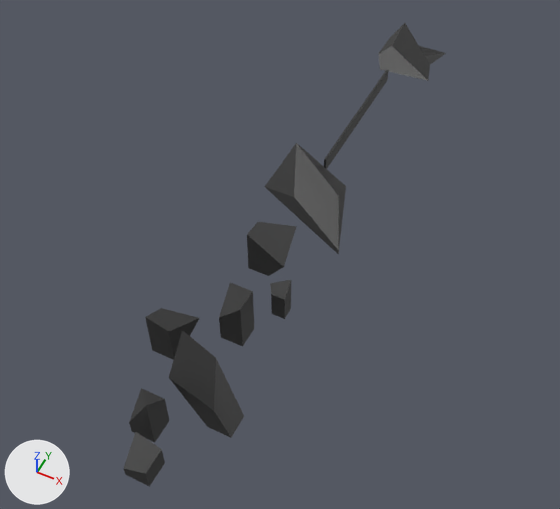
An edit to the FBX model Elsewhere/Assets/Art/Models/Lava.fbx, drawn before and after from the same camera.
Rendered twice from a 50 mm camera at (414.0, -933.0, 984.0) aimed at (4.0, -114.0, -40.0). Lighting does not change. The marker at lower left points along +X, +Y and +Z.
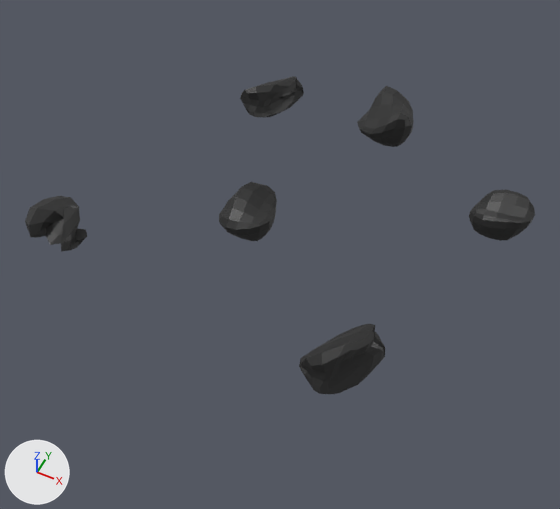
Edits to the bpy script that builds the scene:
```text
Change me_cube_003:
    used by ob_cube_003; location = (1.0, -169.0, 8.0); scale = (-19.2, -19.2, -18.7)
    remove me_cube_003.from_pydata(...)  # 8 vertices, 6 faces; spans x -2.64..1.0, y -1.0..1.0, z -4.26..1.0
    add me_cube_003.from_pydata(...)  # 98 vertices, 96 faces; spans x -8.57..10.86, y -8.14..7.29, z -8.14..5.5
    me_cube_003 part 4: the whole mesh is rebuilt
Change me_cube:
    used by ob_cube; location = (-47.0, -389.0, 18.0); scale = (-19.2, -19.2, -19.2)
    remove me_cube.from_pydata(...)  # 8 vertices, 6 faces; spans x -2.54..1.0, y -1.0..1.0, z -3.41..1.0
    add me_cube.from_pydata(...)  # 98 vertices, 96 faces; spans x -15.29..8.89, y -8.22..13.37, z -3.9..9.21
    me_cube part 3: the whole mesh is rebuilt
Change me_cube_001:
    used by ob_cube_001; location = (34.0, -320.0, 27.0); scale = (-19.2, -19.2, -29.4)
    remove me_cube_001.from_pydata(...)  # 8 vertices, 6 faces; spans x -1.0..1.0, y -1.0..1.0, z -2.14..1.0
    add me_cube_001.from_pydata(...)  # 98 vertices, 96 faces; spans x -14.22..9.98, y -10.53..13.45, z -8.14..12.11
    me_cube_001 part 6: the whole mesh is rebuilt
Change me_cube_005:
    used by ob_cube_005; location = (94.0, -465.0, 41.0); scale = (-19.2, -19.2, -40.8)
    remove me_cube_005.from_pydata(...)  # 8 vertices, 6 faces; spans x -1.0..4.73, y -2.55..1.0, z -2.0..1.0
    add me_cube_005.from_pydata(...)  # 98 vertices, 96 faces; spans x -15.55..8.51, y -19.29..2.53, z -6.34..3.01
    me_cube_005 part 5: the whole mesh is rebuilt
Change me_cube_002:
    used by ob_cube_002; location = (79.0, -258.0, 31.0); scale = (-11.4, -11.4, -24.2)
    remove me_cube_002.from_pydata(...)  # 8 vertices, 6 faces; spans x -1.0..2.2, y -1.0..1.0, z -1.97..1.0
    add me_cube_002.from_pydata(...)  # 98 vertices, 96 faces; spans x -11.32..9.85, y -10.89..12.61, z -8.14..10.91
    me_cube_002 part 2: the whole mesh is rebuilt
Change me_cube_004:
    used by ob_cube_004; location = (12.0, -15.0, 12.0); scale = (-95.3, -80.9, -18.7)
    remove me_cube_004.from_pydata(...)  # 8 vertices, 6 faces; spans x -1.0..1.0, y -1.06..1.0, z -2.28..1.0
    add me_cube_004.from_pydata(...)  # 98 vertices, 96 faces; spans x -15.1..9.36, y -7.74..16.82, z -5.37..3.31
    me_cube_004 part 1: the whole mesh is rebuilt
Change ob_cube_003:
    ob_cube_003.location: (1.0, -169.0, 8.0) -> (327.0, 83.0, 36.0)
    ob_cube_003.scale: (-19.2, -19.2, -18.7) -> (5.43, 4.5, 6.69)
Remove ob_cube_007:
    ob_cube_007 = bpy.data.objects.new('Cube.007', me_cube_007)
Remove ob_cube_008:
    ob_cube_008 = bpy.data.objects.new('Cube.008', me_cube_008)
Change ob_cube:
    ob_cube.location: (-47.0, -389.0, 18.0) -> (217.0, -315.0, 9.0)
    ob_cube.scale: (-19.2, -19.2, -19.2) -> (4.67, 4.67, 7.42)
Remove ob_cube_010:
    ob_cube_010 = bpy.data.objects.new('Cube.010', me_cube_010)
Change ob_cube_001:
    ob_cube_001.location: (34.0, -320.0, 27.0) -> (67.0, 250.0, 9.0)
    ob_cube_001.scale: (-19.2, -19.2, -29.4) -> (4.67, 4.67, 4.67)
Change ob_cube_005:
    ob_cube_005.location: (94.0, -465.0, 41.0) -> (-333.0, -230.0, 29.0)
    ob_cube_005.scale: (-19.2, -19.2, -40.8) -> (4.67, 4.67, 7.42)
Change ob_cube_002:
    ob_cube_002.location: (79.0, -258.0, 31.0) -> (-61.0, -97.0, 9.0)
    ob_cube_002.scale: (-11.4, -11.4, -24.2) -> (4.67, 4.67, 4.67)
Change ob_cube_004:
    ob_cube_004.location: (12.0, -15.0, 12.0) -> (-179.0, 223.0, 9.0)
    ob_cube_004.scale: (-95.3, -80.9, -18.7) -> (4.67, 4.67, 7.42)
Remove ob_cube_006:
    ob_cube_006 = bpy.data.objects.new('Cube.006', me_cube_006)
```

Where the change shows, as pixel boxes [x1, y1, x2, y2] in the pictures (560 x 509 px):
'Cube.005', reshaped, moved, rescaled (17% narrower, 49% shorter)
    before: [169, 330, 244, 438]
    after: [25, 196, 87, 251]
'Cube.004', reshaped, moved, rescaled (21% narrower, 62% shorter)
    before: [265, 143, 346, 254]
    after: [240, 76, 304, 117]
'Cube', reshaped, moved, rescaled (58% wider, 34% taller)
    before: [145, 308, 199, 360]
    after: [299, 324, 385, 394]
'Cube.003', reshaped, moved, rescaled (31% wider)
    before: [247, 222, 297, 276]
    after: [469, 190, 535, 241]
'Cube.001', reshaped, moved, rescaled (61% wider)
    before: [219, 283, 254, 346]
    after: [357, 86, 414, 147]
'Cube.002', reshaped, moved, rescaled (168% wider, 50% taller)
    before: [270, 280, 291, 319]
    after: [219, 182, 277, 241]
'Cube.010', deleted
    before: [379, 23, 446, 81]
'Cube.007', deleted (black)
    before: [129, 388, 169, 442]
'Cube.006', deleted
    before: [124, 432, 165, 487]
'Cube.008', deleted (black)
    before: [324, 70, 389, 169]
